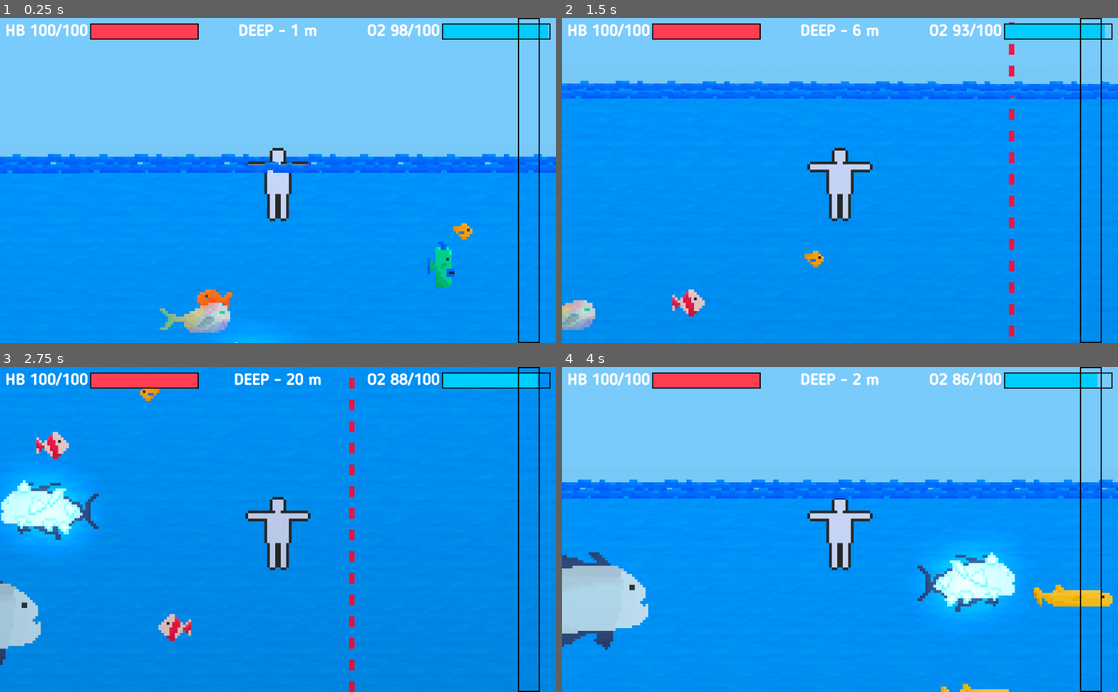
Above: before the commit, frames 1-4 (two rows, left to right).
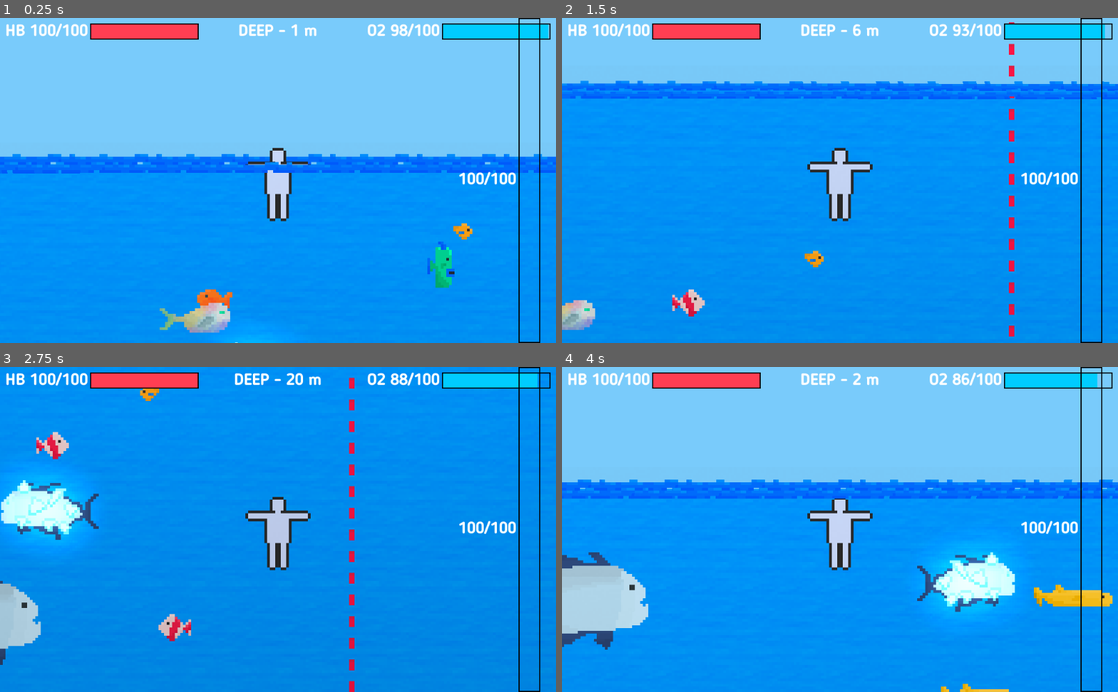
Above: after the commit, the same moments.

Repository: eliaperantoni/fisherman
Game: Godot game, scene res://scenes/main/Main.tscn
Two runs of this game, one before a commit and one after it. Both use one fixed random seed, a clock stepped at 60 frames per second and the inputs below.
Inputs:
- Up to frame 1 (0.25 s): no input
- Up to frame 2 (1.5 s): hold Right (ui_right) 0.53-1.28 s; hold Shift 0.53-1.28 s; hold Down (ui_down) from 1.28 s (still down); tap Shift at 1.35 s
- Up to frame 3 (2.75 s): release Down (ui_down) at 2.03 s; hold Right (ui_right) from 2.03 s (still down); hold Shift from 2.03 s (still down)
- Up to frame 4 (4 s): release Right (ui_right) at 2.78 s; release Shift at 2.78 s; hold Up (ui_up) 2.78-3.53 s; tap Shift at 2.85 s; hold Left (ui_left) from 3.53 s (still down); hold Shift from 3.53 s (still down)

The runs differ from the first frame. In frame 1, 0.9% of the frame differs, in the area x 82-98%, y 0-100%; in frame 2, 0.9%; in frame 3, 0.9%; in frame 4, 0.9%.

Commit message:
Created fill bar of fish

Diff:
--- /dev/null
+++ b/scenes/fish_bar/FishBar.gd
@@ -0,0 +1,28 @@
+extends HBoxContainer
+
+export var max_value=600;
+export var max_pixel=600;
+export var counter = 0;
+signal container_full;
+func _ready():
+	pass
+	#addFish(10,60,Color( 0.5, 1, 0.83, 1 ))
+
+#func _process(delta):
+#	pass
+
+func addFish(fish):
+	var h = int((fish.size*max_pixel)/max_value)
+	if(counter+h>max_pixel):
+		#CONTROLLO SE L'AGGIUNTA COMPORTA AL RIEMPIMENTO
+		print("pieno")
+		emit_signal("container_full")
+	else:
+		#CREO LA COLOR RECT e LA AGGIUNGO ALLA BARRA
+		var rect = ColorRect.new()
+		rect.rect_size = Vector2(36,h)
+		rect.rect_position = Vector2(2,max_pixel-2-counter-h)
+		counter+=h
+		rect.color=fish.color
+		$FishContainer.add_child(rect)
+		$Label.text =  "%s/100" % counter
--- a/scenes/fish_bar/FishBar.tscn
+++ b/scenes/fish_bar/FishBar.tscn
@@ -1,20 +1,27 @@
-[gd_scene load_steps=2 format=2]
+[gd_scene load_steps=4 format=2]
 
-[ext_resource path="res://scenes/fish_bar/border_bar.png" type="Texture" id=1]
+[ext_resource path="res://assets/themes/theme.tres" type="Theme" id=1]
+[ext_resource path="res://scenes/fish_bar/FishBar.gd" type="Script" id=2]
+[ext_resource path="res://scenes/fish_bar/border_bar.png" type="Texture" id=3]
 
-[node name="FishBar" type="Control"]
-anchor_left = 0.116
-anchor_top = 0.5
-anchor_right = 0.116
-anchor_bottom = 0.5
-margin_left = -118.784
-margin_top = -300.0
-margin_right = -118.784
-margin_bottom = -300.0
+[node name="Control" type="HBoxContainer"]
+anchor_right = 1.0
+anchor_bottom = 1.0
+margin_right = -857.0
+script = ExtResource( 2 )
 __meta__ = {
 "_edit_use_anchors_": false
 }
 
-[node name="Sprite" type="Sprite" parent="."]
-position = Vector2( 100, 300 )
-texture = ExtResource( 1 )
+[node name="Label" type="Label" parent="."]
+margin_top = 284.0
+margin_right = 107.0
+margin_bottom = 315.0
+theme = ExtResource( 1 )
+text = "100/100"
+
+[node name="FishContainer" type="TextureRect" parent="."]
+margin_left = 111.0
+margin_right = 151.0
+margin_bottom = 600.0
+texture = ExtResource( 3 )
--- a/scenes/interface/Interface.tscn
+++ b/scenes/interface/Interface.tscn
@@ -101,7 +101,9 @@
 
 [node name="FishBar" parent="." instance=ExtResource( 6 )]
 anchor_left = 1.0
-anchor_right = 1.0
-margin_left = -150.0
+anchor_top = 0.5
+anchor_bottom = 0.5
+margin_left = -180.0
+margin_top = -300.0
 margin_right = 0.0
-margin_bottom = 0.0
+margin_bottom = 300.0
